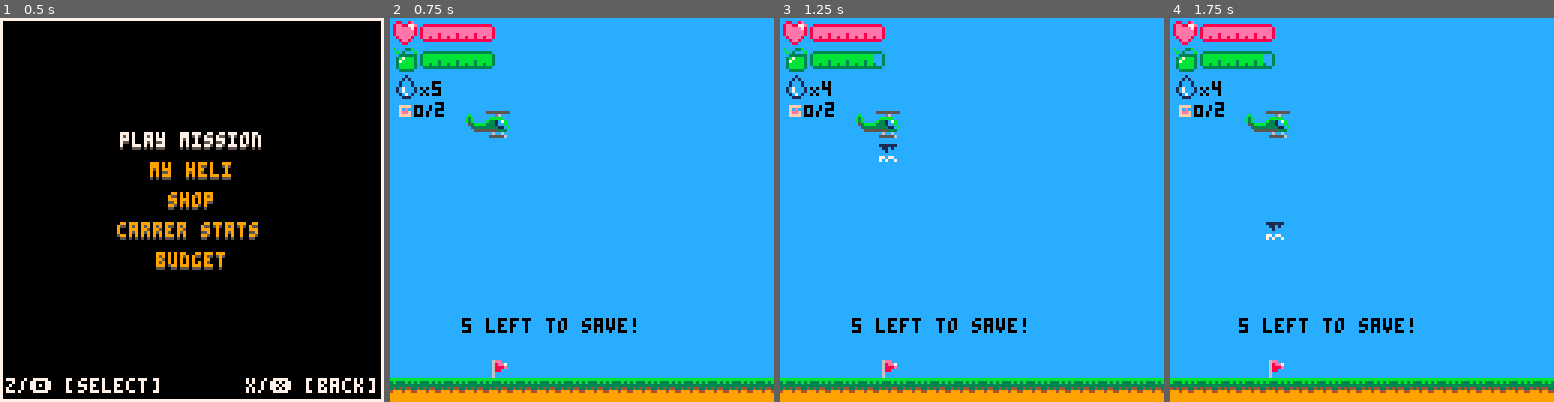
Above: before the commit, frames 1-4 (left to right).
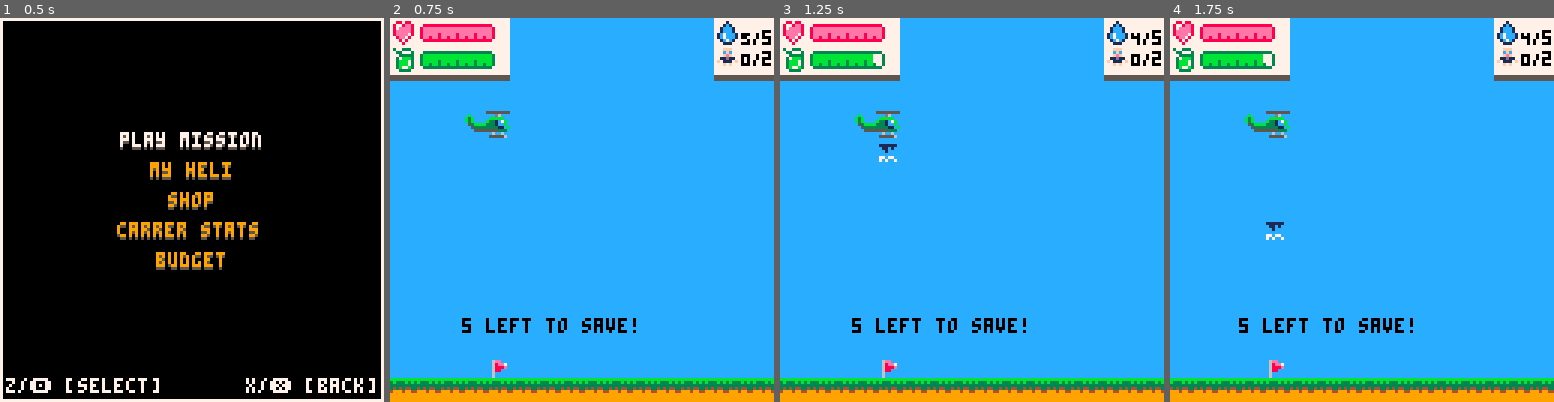
Above: after the commit, the same moments.

Repository: NinetiesPaul/PicoRescue
Game: PICO-8 cartridge picorescue.p8
The game is run twice, just before and just after one commit, with the same random seed, the same clock (stepped at 60 frames per second) and the same inputs.
Inputs:
- Up to frame 1 (0.5 s): tap X (X key) at 0.33 s
- Up to frame 2 (0.75 s): tap O (Z key) at 0.7 s
- Up to frame 3 (1.25 s): tap X (X key) at 1.07 s
- Up to frame 4 (1.75 s): hold Right from 1.6 s (still down); tap O (Z key) at 1.7 s

Frame 1 is identical in both runs. In frame 2, 5.9% of the frame differs, in the area x 0-100%, y 0-26%; in frame 3, 6.0%; in frame 4, 6.0%.

Commit message:
some more ui changes

Diff:
--- a/picorescue.p8
+++ b/picorescue.p8
@@ -235,8 +235,19 @@
 			spr(001,player.x,player.y+i*8)
 		end
 
+		for i = 0, 4 do
+			spr(144,0 + i * 8, 0)
+			spr(144,0 + i * 8, 8)
+			spr(160,0 + i * 8, 16)
+		end
+
+		for i = 0, 2 do
+			spr(144,108 + i * 8, 0)
+			spr(144,108 + i * 8, 8)
+			spr(160,108 + i * 8, 16)
+		end
+
 		health = player.rotor_health/player.max_rotor_health
-
 		rotor_health_bar_length = (health == 1) and 22 or
 		(health > 0.87 and health < 1) and 19 or
 		(health > 0.75 and health < 0.87) and 16 or
@@ -271,20 +281,24 @@
 		spr(028, 10, 9, 4, 1)
 		pal()
 
-		spr(048,1,19)
+		spr(048,108,1)
 		pal(7,0)
-		spr(045,9,19)
+		water_drop_spr = (player.water_cap == 0) and 096 or
+		(player.water_cap == 1) and 097 or
+		(player.water_cap == 2) and 098 or
+		(player.water_cap == 3) and 099 or
+		(player.water_cap == 4) and 100 or 101
+		spr(water_drop_spr,116,1)
 		pal()
-		print(player.water_cap, 14, 21, 0)
-
-		spr(032,1,27)
+		print(player.max_water_cap,124,4,0)
+
+		spr(046,108,9)
 		pal(7,0)
-		occup_spr = (player.occup == 0) and 060 or
-		(player.occup == 1) and 061 or 062
-		spr(occup_spr,7,25)
+		occup_spr = (player.occup == 0) and 096 or
+		(player.occup == 1) and 097 or 098
+		spr(occup_spr,116,8)
 		pal()
-		print(player.max_occup,15,28,0)
-
+		print(player.max_occup,124,11,0)
 
 		--[[ spr(006,0,32)
 		arrow_flip = (drop_off_x > player.x) and true or false
@@ -1175,8 +1189,21 @@
 
 
 
+…(13 lines of a section not shown)…
 __gff__
-0000000000000000000000000000000000000000000000000000000000000000010101010100000000000000000000000000000000000000000000010000000000000000000000000000000000000000000000000000000000000000000000000000000000000000000000000000000000000000000000000000000000000000
+0000000000000000000000000000000000000000000000000000000000000000010101010100000000000000000001000000000000000000000000010000000000000000000000000000000000000000000000000000000000000000000000000000000000000000000000000000000000000000000000000000000000000000
 0000000000000000000000000000000000000000000000000000000000000000000000000000000000000000000000000000000000000000000000000000000000000000000000000000000000000000000000000000000000000000000000000000000000000000000000000000000000000000000000000000000000000000
 
 
Not shown, changed: 66 lines of the sprite sheet (__gfx__) section of picorescue.p8
